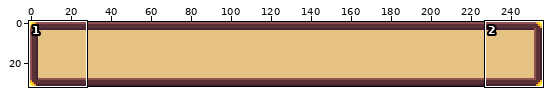
Two versions of one pixel-art file, sprites/connection_info_background.aseprite. Above: a wide view before the commit, with the close-up outlined.
Close-up. The starting point:
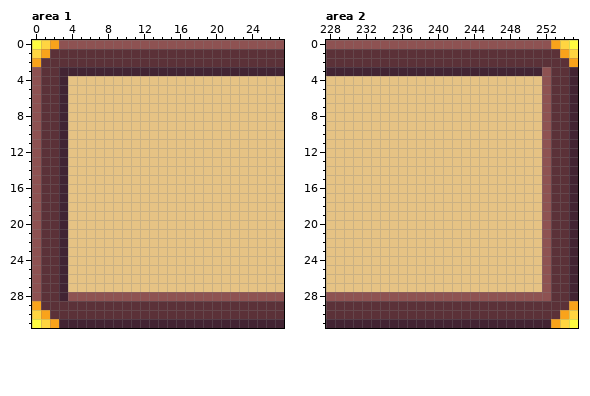
256x32 pixels, 1 frame. Shown: area 1: x 0..27, y 0..31; area 2: x 228..255, y 0..31.
After the commit:
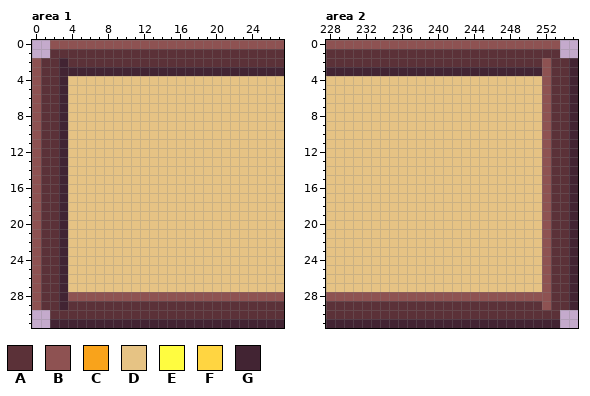
Palette (. is transparent): A #5b3138  B #8e5252  C #f9a31b  D #e6c384  E #fffc40  F #ffd541  G #422433
What changed:
{"where": "area 1, layers \"Layer 2\", \"Layer 1\""}
{"y":0,"x":0,"old":"EFC","new":"..B"}
{"y":1,"x":0,"old":"FC","new":".."}
{"y":2,"x":0,"old":"C","new":"B"}
{"y":2,"x":3,"old":"A","new":"G"}
{"y":29,"x":0,"old":"C","new":"B"}
{"y":29,"x":3,"old":"A","new":"G"}
{"y":30,"x":0,"old":"FC","new":".."}
{"y":31,"x":0,"old":"EFC","new":"..G"}
{"where": "area 2, layers \"Layer 2\", \"Layer 1\""}
{"y":0,"x":253,"old":"CFE","new":"B.."}
{"y":1,"x":254,"old":"CF","new":".."}
{"y":2,"x":252,"old":"A","new":"B"}
{"y":2,"x":255,"old":"C","new":"G"}
{"y":29,"x":252,"old":"A","new":"B"}
{"y":29,"x":255,"old":"C","new":"G"}
{"y":30,"x":254,"old":"CF","new":".."}
{"y":31,"x":253,"old":"CFE","new":"G.."}
